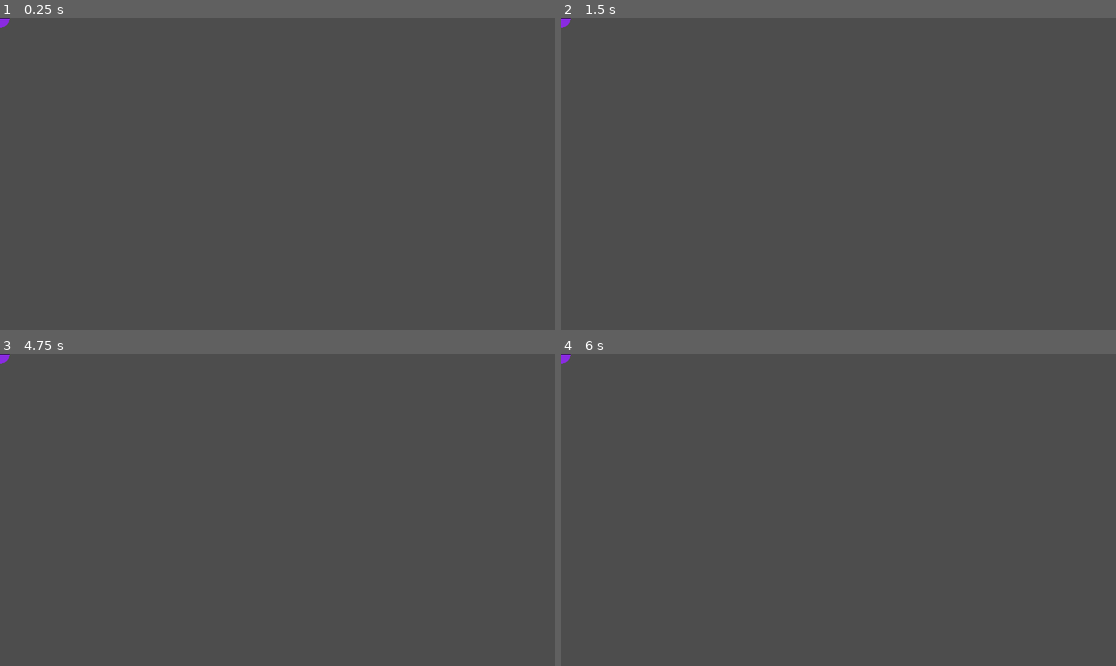
Above: before the commit, frames 1-4 (two rows, left to right).
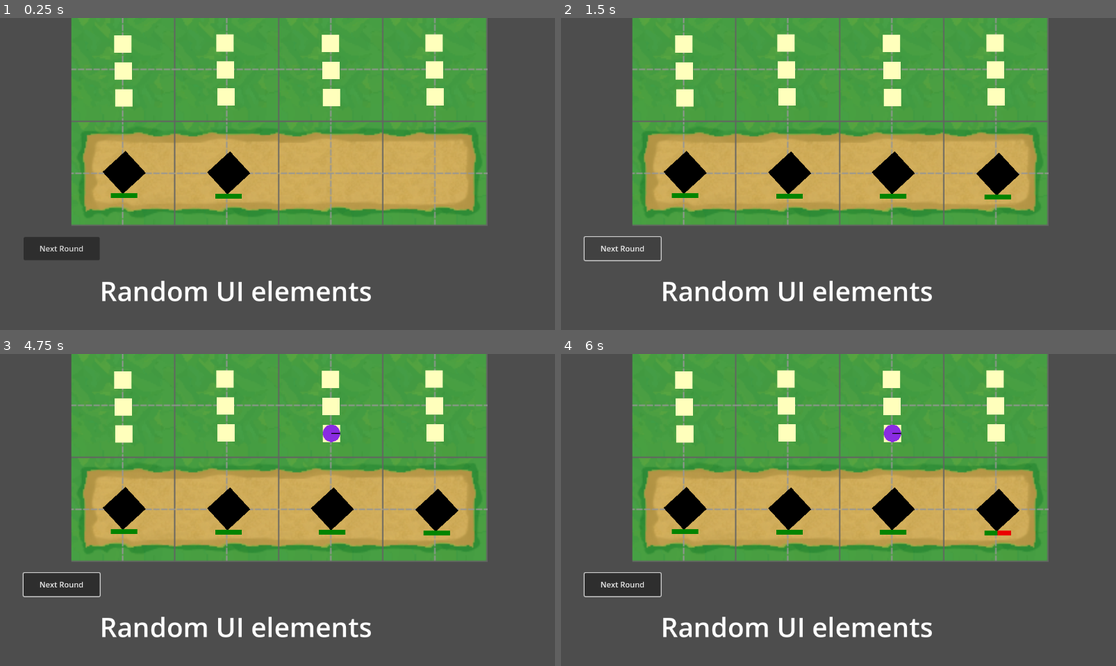
Above: after the commit, the same moments.

Repository: levyy7/Phantom-Frequencies
Game: Godot game, scene res://main_scene.tscn
The game is run twice, just before and just after one commit, with the same random seed, the same clock (stepped at 60 frames per second) and the same inputs. Before the commit the project starts from res://Shooter.tscn.
Inputs (mouse positions are in pixels of both pictures, inside the frame that each line leads up to):
- Up to frame 1 (0.25 s): no input
- Up to frame 2 (1.5 s): click (622, 248) at 0.5 s, where only the run after the commit has a clickable "Next Round"; click (622, 248) at 1.25 s, where only the run after the commit has a clickable "Next Round"
- Up to frame 3 (4.75 s): click (61, 584) at 2 s, where only the run after the commit has a clickable "Next Round"; tap Enter at 2.75, 4.25 s; move the mouse to (399, 494) at 2.77 s; click (399, 494) at 2.92 s; tap Space at 3.5 s; move the mouse to (166, 525) at 3.52 s; click (166, 525) at 3.67 s; move the mouse to (333, 441) at 4.27 s; click (333, 441) at 4.42 s
- Up to frame 4 (6 s): tap Space at 5 s; move the mouse to (810, 572) at 5.02 s; click (810, 572) at 5.17 s; tap Enter at 5.75 s; move the mouse to (1005, 556) at 5.77 s; click (1005, 556) at 5.92 s

The runs differ from the first frame. In frame 1, 52% of the frame differs, in the area x 0-88%, y 0-91%; in frame 2, 51%; in frame 3, 52%; in frame 4, 52%.

Commit message:
functional version turn based

Diff:
--- /dev/null
+++ b/GrassTile.tscn
@@ -0,0 +1,10 @@
+[gd_scene load_steps=3 format=3 uid="uid://s0s21hadodh7"]
+
+[ext_resource type="Script" path="res://grass_tile.gd" id="1_e52a5"]
+[ext_resource type="PackedScene" uid="uid://df7w0f3hmaa7q" path="res://TowerSlotGroup.tscn" id="2_a7t64"]
+
+[node name="GrassTile" type="Node2D"]
+script = ExtResource("1_e52a5")
+
+[node name="TowerSlots" parent="." instance=ExtResource("2_a7t64")]
+position = Vector2(-19, -82)
--- /dev/null
+++ b/Map.tscn
@@ -0,0 +1,120 @@
+[gd_scene load_steps=10 format=4 uid="uid://c1kjgq3f7pgq8"]
+
+[ext_resource type="Texture2D" uid="uid://djw8nvap31aj3" path="res://assets/grass.png" id="1_dmqmw"]
+[ext_resource type="Texture2D" uid="uid://bcnoypdtan7km" path="res://assets/paths.png" id="2_2140o"]
+[ext_resource type="Script" path="res://tile_manager.gd" id="3_tshls"]
+[ext_resource type="PackedScene" uid="uid://dt5elvcbfc3lx" path="res://PathTile.tscn" id="4_nbj0q"]
+[ext_resource type="PackedScene" uid="uid://s0s21hadodh7" path="res://GrassTile.tscn" id="5_rgk78"]
+
+[sub_resource type="GDScript" id="GDScript_b8rf2"]
+script/source = "extends Node2D
+
+
+# Called when the node enters the scene tree for the first time.
+func _ready() -> void:
+	pass # Replace with function body.
+
+
+# Called every frame. 'delta' is the elapsed time since the previous frame.
+func _process(delta: float) -> void:
+	pass
+"
+
+[sub_resource type="TileSetAtlasSource" id="TileSetAtlasSource_p4jcp"]
+texture = ExtResource("1_dmqmw")
+margins = Vector2i(1, 1)
+0:0/size_in_atlas = Vector2i(5, 5)
+0:0/0 = 0
+5:0/size_in_atlas = Vector2i(5, 5)
+5:0/0 = 0
+10:0/size_in_atlas = Vector2i(5, 5)
+10:0/0 = 0
+15:0/size_in_atlas = Vector2i(5, 5)
+15:0/0 = 0
+20:0/size_in_atlas = Vector2i(5, 5)
+20:0/0 = 0
+
+[sub_resource type="TileSetAtlasSource" id="TileSetAtlasSource_dk5bj"]
+texture = ExtResource("2_2140o")
+0:0/size_in_atlas = Vector2i(5, 5)
+0:0/0 = 0
+5:0/size_in_atlas = Vector2i(5, 5)
+5:0/0 = 0
+10:0/size_in_atlas = Vector2i(5, 5)
+10:0/0 = 0
+15:0/size_in_atlas = Vector2i(5, 5)
+15:0/0 = 0
+15:5/size_in_atlas = Vector2i(5, 5)
+15:5/0 = 0
+15:10/size_in_atlas = Vector2i(5, 5)
+15:10/0 = 0
+10:5/size_in_atlas = Vector2i(5, 5)
+10:5/0 = 0
+5:5/size_in_atlas = Vector2i(5, 5)
+5:5/0 = 0
+0:5/size_in_atlas = Vector2i(5, 5)
+0:5/0 = 0
+0:10/size_in_atlas = Vector2i(5, 5)
+0:10/0 = 0
+5:10/size_in_atlas = Vector2i(5, 5)
+5:10/0 = 0
+10:10/size_in_atlas = Vector2i(5, 5)
+10:10/0 = 0
+20:0/size_in_atlas = Vector2i(5, 5)
+20:0/0 = 0
+25:0/size_in_atlas = Vector2i(5, 5)
+25:0/0 = 0
+30:0/size_in_atlas = Vector2i(5, 5)
+30:0/0 = 0
+20:5/size_in_atlas = Vector2i(5, 5)
+20:5/0 = 0
+25:5/size_in_atlas = Vector2i(5, 5)
+25:5/0 = 0
+20:10/size_in_atlas = Vector2i(5, 5)
+20:10/0 = 0
+25:10/size_in_atlas = Vector2i(5, 5)
+25:10/0 = 0
+30:5/size_in_atlas = Vector2i(5, 5)
+30:5/0 = 0
+30:10/size_in_atlas = Vector2i(5, 5)
+30:10/0 = 0
+
+[sub_resource type="TileSet" id="TileSet_sqa2w"]
+tile_size = Vector2i(80, 80)
+sources/0 = SubResource("TileSetAtlasSource_p4jcp")
+sources/1 = SubResource("TileSetAtlasSource_dk5bj")
+
+[node name="Map" type="Node2D"]
+script = SubResource("GDScript_b8rf2")
+
+[node name="TileMapLayer" type="TileMapLayer" parent="."]
+scale = Vector2(3, 3)
+tile_map_data = PackedByteArray("AAAAAAAAAAAAAAAAAAABAAAAAAAAAAAAAAACAAAAAAAAAAAAAAADAAAAAAAAAAAAAAAAAAEAAQAUAAAAAAABAAEAAQAZAAAAAAACAAEAAQAZAAAAAAADAAEAAQAeAAAAAAA=")
+tile_set = SubResource("TileSet_sqa2w")
+
+[node name="TileManager" type="Node2D" parent="."]
+script = ExtResource("3_tshls")
+
+[node name="PathTile0" parent="TileManager" instance=ExtResource("4_nbj0q")]
+position = Vector2(119, 359)
+
+[node name="PathTile1" parent="TileManager" instance=ExtResource("4_nbj0q")]
+position = Vector2(360, 360)
+
+[node name="PathTile2" parent="TileManager" instance=ExtResource("4_nbj0q")]
+position = Vector2(599, 360)
+
+[node name="PathTile3" parent="TileManager" instance=ExtResource("4_nbj0q")]
+position = Vector2(840, 363)
+
+[node name="GrassTile0" parent="TileManager" instance=ExtResource("5_rgk78")]
+position = Vector2(119, 122)
+
+[node name="GrassTile1" parent="TileManager" instance=ExtResource("5_rgk78")]
+position = Vector2(355, 120)
+
+[node name="GrassTile2" parent="TileManager" instance=ExtResource("5_rgk78")]
+position = Vector2(598, 121)
+
+[node name="GrassTile3" parent="TileManager" instance=ExtResource("5_rgk78")]
+position = Vector2(837, 120)
--- /dev/null
+++ b/PathTile.tscn
@@ -0,0 +1,6 @@
+[gd_scene load_steps=2 format=3 uid="uid://dt5elvcbfc3lx"]
+
+[ext_resource type="Script" path="res://path_tile.gd" id="1_ox0na"]
+
+[node name="Node2D" type="Node2D"]
+script = ExtResource("1_ox0na")
--- /dev/null
+++ b/grass_tile.gd
@@ -0,0 +1,6 @@
+extends Node2D
+
+
+func compute_damage():
+	var tower_slots = get_child(0)
+	return tower_slots.chord_damage()
--- a/main_scene.gd
+++ b/main_scene.gd
@@ -1,28 +1,21 @@
 class_name MainScene
 extends Node2D
 
-@onready var targeting: EnemyList = $Track/EnemyList
-
-var tower_slots: Array[TowerSlotGroup]
+var enemy = preload("res://Enemy.tscn")
 
 var is_paused: bool = true
 
 func play_one_round():
 	# reset the enemy's bullet
 	print("Playing one round")
-	for tower_slot in tower_slots:
-		tower_slot.play_one_round()
-
-	$Track.advance_enemies()
+	$Map/TileManager.end_turn()
+	$Map/TileManager.ini_turn(enemy.instantiate())
 
 
 func _ready() -> void:
-	var tower_slots_unchecked = find_children("*", "TowerSlotGroup", false)
-
-	for tower_slot in tower_slots_unchecked:
-		assert (tower_slot is TowerSlotGroup)
-		tower_slot.targeting = self.targeting
-		tower_slots.append(tower_slot)
+	var enemyList = [enemy.instantiate(), enemy.instantiate(), null, null]
+	$Map/TileManager.fill_with_enemies(enemyList)
+	$Map/TileManager.ini_turn(enemy.instantiate())
 
 
 # Called every frame. 'delta' is the elapsed time since the previous frame.
--- a/main_scene.tscn
+++ b/main_scene.tscn
@@ -1,27 +1,10 @@
-[gd_scene load_steps=4 format=3 uid="uid://c5xwbhovlmtqx"]
+[gd_scene load_steps=3 format=3 uid="uid://c5xwbhovlmtqx"]
 
 [ext_resource type="Script" path="res://main_scene.gd" id="1_b5ekj"]
-[ext_resource type="PackedScene" uid="uid://c1in2400ogy3s" path="res://track/Track.tscn" id="2_8lqjo"]
-[ext_resource type="PackedScene" uid="uid://df7w0f3hmaa7q" path="res://TowerSlotGroup.tscn" id="3_u4dbx"]
+[ext_resource type="PackedScene" uid="uid://c1kjgq3f7pgq8" path="res://Map.tscn" id="2_tp6uu"]
 
 [node name="MainScene" type="Node2D"]
 script = ExtResource("1_b5ekj")
-
-[node name="SlotGroup3" parent="." instance=ExtResource("3_u4dbx")]
-position = Vector2(665, 39)
-
-[node name="Track" parent="." instance=ExtResource("2_8lqjo")]
-unique_name_in_owner = true
-offset_left = 1.0
-offset_top = 233.0
-offset_right = 1153.0
-offset_bottom = 270.0
-
-[node name="SlotGroup1" parent="." instance=ExtResource("3_u4dbx")]
-position = Vector2(82, 39)
-
-[node name="SlotGroup2" parent="." instance=ExtResource("3_u4dbx")]
-position = Vector2(239, 40)
 
 [node name="UI frame" type="ReferenceRect" parent="."]
 offset_left = 2.0
@@ -49,5 +32,9 @@
 offset_bottom = 67.0
 text = "Next Round"
 
+[node name="Map" parent="." instance=ExtResource("2_tp6uu")]
+position = Vector2(148, 0)
+scale = Vector2(0.9, 0.9)
+
 [connection signal="pressed" from="UI frame/NextRoundButton" to="." method="_on_next_round_button_pressed"]
 [connection signal="toggled" from="UI frame/NextRoundButton" to="." method="_on_next_round_button_toggled"]
--- /dev/null
+++ b/path_tile.gd
@@ -0,0 +1,23 @@
+extends Node2D
+
+
+func add_enemy(enemy: Enemy):
+	if enemy is Enemy:
+		add_child(enemy)
+
+
+func get_enemy():
+	if get_child_count() > 0:
+		return get_child(0)
+	else:
+		return null
+
+
+func remove_enemies():
+	for child in get_children():
+		remove_child(child)
+
+
+func enemies_take_damage(damage):
+	for child in get_children():
+		child.take_damage(damage)
--- a/project.godot
+++ b/project.godot
@@ -11,7 +11,7 @@
 [application]
 
 config/name="music1"
-run/main_scene="res://Shooter.tscn"
+run/main_scene="res://main_scene.tscn"
 config/features=PackedStringArray("4.3", "Forward Plus")
 config/icon="res://icon.svg"
 
--- a/shooter.gd
+++ b/shooter.gd
@@ -6,6 +6,8 @@
 var spawn_timer: float = 0.0
 const SPAWN_INTERVAL: float = 0.5
 const BULLET_SPEED: float = 1400.0
+
+var damage = 50
 
 var targeting: EnemyList
 
@@ -22,7 +24,6 @@
 		#if spawn_timer >= SPAWN_INTERVAL:
 			#spawn_bullet()
 			#spawn_timer = 0.0
-
 
 
 func spawn_bullet() -> void:
--- /dev/null
+++ b/tile_manager.gd
@@ -0,0 +1,56 @@
+extends Node2D
+
+var grassTiles = []
+var pathTiles  = []
+
+var nextEnemy = null
+
+func _ready() -> void:
+	initialize_tiles()
+
+
+func initialize_tiles():
+	# Loop through children to populate tiles
+	for child in get_children():
+		if child.name.begins_with("GrassTile"):
+			grassTiles.append(child)
+		elif child.name.begins_with("PathTile"):
+			pathTiles.append(child)
+
+
+func ini_turn(nEnemy = null):
+	nextEnemy = nEnemy
+
+
+func end_turn():
+	towers_shoot()
+	enemies_advance()
+
+func towers_shoot():
+	for i in range(grassTiles.size()):
+		var currentGT = grassTiles[i]
+		var currentPT = pathTiles[i]
+
+		var totalDamage = currentGT.compute_damage()
+		currentPT.enemies_take_damage(totalDamage)
+
+
+func enemies_advance():
+	var prevEnemy = nextEnemy
+	for pt in pathTiles:
+		var currentEnemy = pt.get_enemy()
+		pt.remove_enemies()
+		pt.add_enemy(prevEnemy)
+
+		prevEnemy = currentEnemy
+
+	if prevEnemy != null:
+		enemy_reached(prevEnemy)
+
+func fill_with_enemies(enemyList):
+	for i in range(min(pathTiles.size(), enemyList.size())):
+		pathTiles[i].add_enemy(enemyList[i])
+
+func enemy_reached(enemy):
+	print("Enemy has reached base")
+	enemy.queue_free()
--- a/tower_slot.gd
+++ b/tower_slot.gd
@@ -5,15 +5,6 @@
 var targeting: EnemyList
 
 var current_shooter: Shooter = null
-
-# Called when the node enters the scene tree for the first time.
-func _ready() -> void:
-	pass # Replace with function body.
-
-
-# Called every frame. 'delta' is the elapsed time since the previous frame.
-func _process(delta: float) -> void:
-	pass
 
 
 func play_one_round():
@@ -34,6 +25,13 @@
 
 func remove_shooter():
 	current_shooter.queue_free()
+
+func tower_damage():
+	var damage = 0
+	if has_shooter():
+		damage = current_shooter.damage
+	return damage
+
 func _on_control_gui_input(event: InputEvent) -> void:
 	if event is InputEventMouseButton:
 		var mouse_event = event as InputEventMouseButton
--- a/tower_slot_group.gd
+++ b/tower_slot_group.gd
@@ -1,21 +1,18 @@
 class_name TowerSlotGroup
 extends Node2D
 
-@onready var targeting: EnemyList = %Track/EnemyList:
-	set(v):
-		# Have to propagate the change to all the children
-		targeting = v
-		for child in get_children():
-			child.targeting = v
+func chord_damage():
+	print("Playing")
+	var total_damage = 0
 
-func play_one_round():
-	print("Playing")
 	for node: TowerSlot in get_children():
-		node.play_one_round()
+		total_damage += node.tower_damage()
+
+	return total_damage
 
 # Called when the node enters the scene tree for the first time.
 func _ready() -> void:
-	assert(targeting != null)
+	pass
 
 
 # Called every frame. 'delta' is the elapsed time since the previous frame.
Binary file added: assets/grass.png
Not shown, added: assets/grass.png.import
Binary file added: assets/paths.png
Not shown, added: assets/paths.png.import
Not shown, added: MapBBD6.tmp
